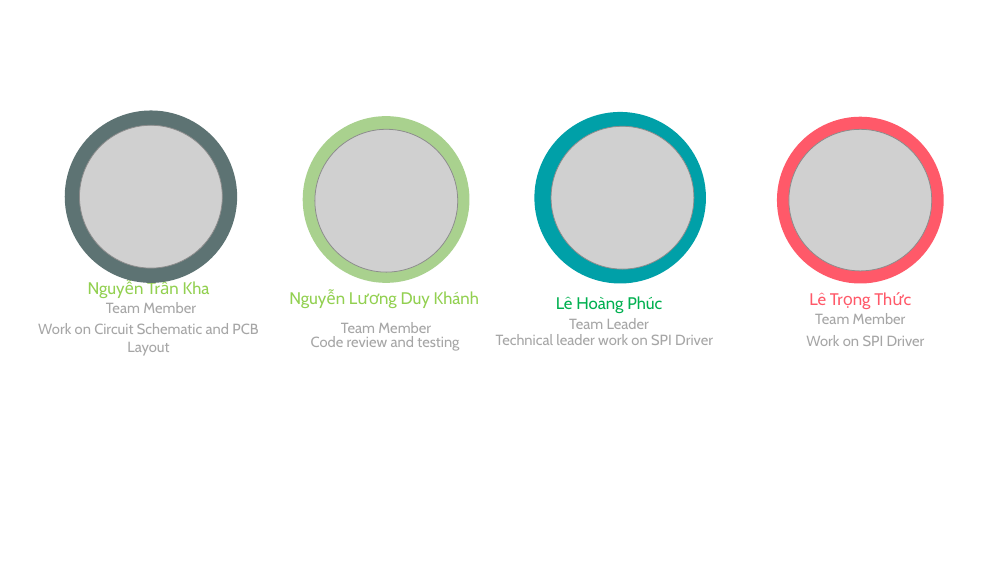
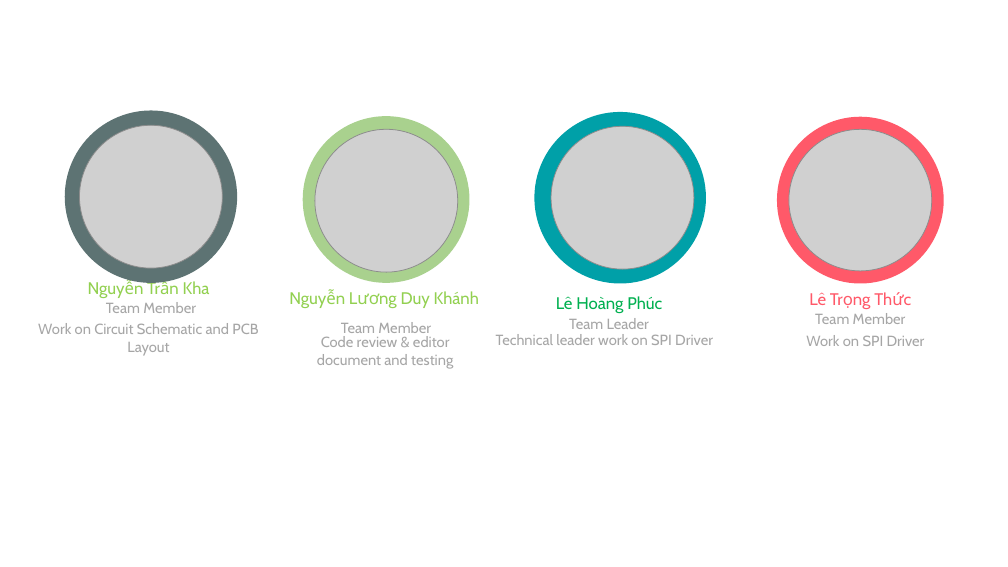
Before and after one commit to hoangphuc-fn/Finally-Assignment-AUTOSAR-, a slide deck: slide 4 of SPIDriver.pptx. Drawn at 1008x567 pixels with LibreOffice and Linux fonts; fonts in the diff are those of the drawing; grey boxes stand for pictures. Boxes give left, top, right and bottom in pixels: in the first picture for what was removed or moved away, otherwise in the second. Text is boxed around its words. In the diff, an @@ line names an element or a change of style, - is before the commit and + after.

```diff
--- a/SPIDriver.pptx
+++ b/SPIDriver.pptx
@@ text at (x1=317, y1=336, x2=453, y2=369): text changed @@
-Code review and testing
+Code review & editor document and testing
```
Also in this commit, not shown: 5 other slides changed, 7 slides added, 7 slides removed.
